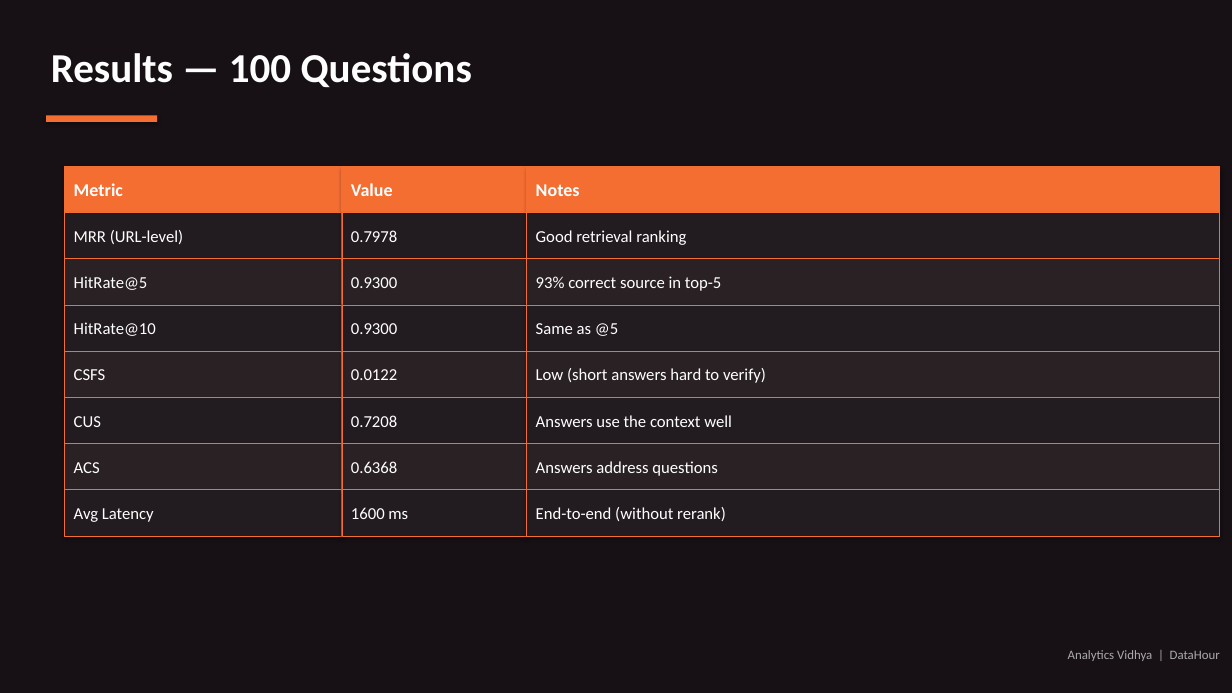
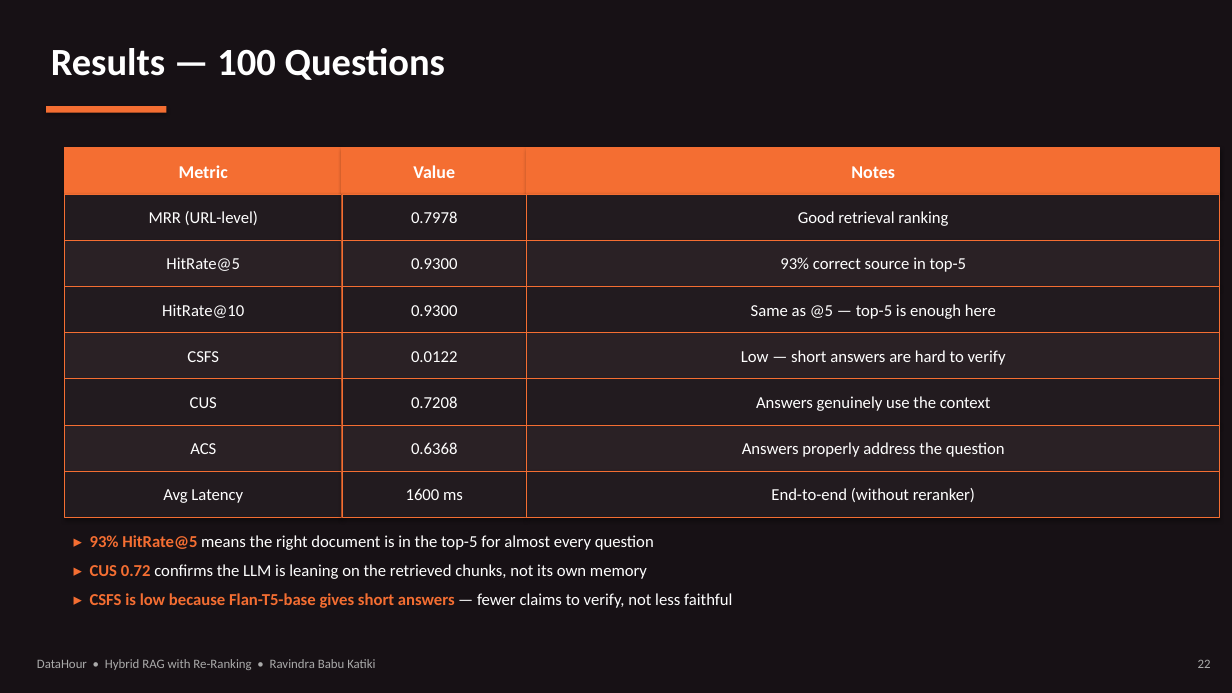
Before and after one commit to sunrise197605/Datahour_HybridRAG, a slide deck: slide 22 of DataHour_HybridRAG.pptx (slide 16 before the commit). Drawn at 1232x693 pixels with LibreOffice and Linux fonts; fonts in the diff are those of the drawing. Boxes give left, top, right and bottom in pixels: in the first picture for what was removed or moved away, otherwise in the second. Text is boxed around its words. In the diff, an @@ line names an element or a change of style, - is before the commit and + after.

Commit message:
Add class docstrings, self-contained demo notebook, and updated deck
Narrative 100-word docstrings on critical classes (HybridRAG,
DenseIndex, BM25Index, CrossEncoderReranker, LLMGenerator,
MistralChat) and key functions (reciprocal_rank_fusion,
build_prompt, CSFS/MRR/HitRate metrics). Ship a self-contained
Plan B notebook with both clean and pre-executed variants, and
the revised DataHour deck with Analytics Vidhya title art and
Vriksha logo.

```diff
--- a/DataHour_HybridRAG.pptx
+++ b/DataHour_HybridRAG.pptx
@@ text "Results — 100 Questions" at [51, 48, 445, 80]: size 32 to 30 pt @@
@@ rectangle: place and size @@
-rectangle at [46, 116, 157, 122]
+rectangle at [46, 106, 166, 113]
@@ text in rectangle at [751, 304, 996, 319]: text changed @@
-Same as @5
+Same as @5 — top-5 is enough here
@@ text in rectangle at [741, 350, 1006, 365]: text changed @@
-Low (short answers hard to verify)
+Low — short answers are hard to verify
@@ text in rectangle at [756, 396, 991, 411]: text changed @@
-Answers use the context well
+Answers genuinely use the context
@@ 24 rectangles: place and size @@
-24 rectangles at [65, 166, 1220, 536]
+24 rectangles at [65, 148, 1220, 518]
@@ text in rectangle at [742, 442, 1005, 457]: text changed @@
-Answers address questions
+Answers properly address the question
@@ alignment left to centre in 19 elements at [65, 148, 342, 194], [342, 148, 527, 194], [527, 148, 1220, 194], [65, 194, 342, 240], [342, 194, 527, 240], [527, 194, 1220, 240], [65, 240, 342, 287], [342, 240, 527, 287], [527, 240, 1220, 287], [65, 287, 342, 333], [342, 287, 527, 333], [65, 333, 342, 379], [342, 333, 527, 379], [65, 379, 342, 425], [342, 379, 527, 425], [65, 425, 342, 471], [342, 425, 527, 471], [65, 471, 342, 518], [342, 471, 527, 518] @@
@@ text in rectangle at [771, 488, 975, 502]: text changed @@
-End-to-end (without rerank)
+End-to-end (without reranker)
@@ text added at [90, 535, 732, 608], 13 pt, text #FFFFFF @@
+▸ 93% HitRate@5 means the right document is in the top-5 for almost every question
+▸ CUS 0.72 confirms the LLM is leaning on the retrieved chunks, not its own memory
+▸ CSFS is low because Flan-T5-base gives short answers — fewer claims to verify, not less faithful
@@ text added at [37, 659, 375, 670], 10 pt, text #AAAAAA @@
+DataHour • Hybrid RAG with Re-Ranking • Ravindra Babu Katiki
@@ text removed at [1068, 650, 1220, 661] @@
-Analytics Vidhya | DataHour
@@ text added at [1198, 659, 1211, 668], 10 pt, text #AAAAAA @@
+22
```
Also in this commit, not shown: 14 other slides changed, 16 slides added, 6 slides removed, 14 other files.
